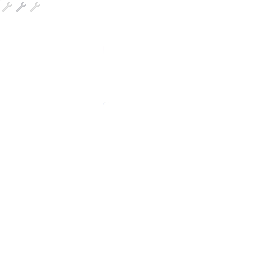
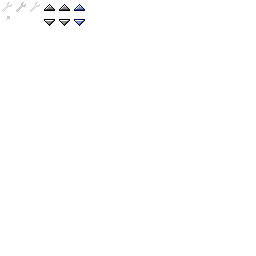
Before/after of a w=256, h=256 layered artwork. What changed in the layer stack:
painted on "Icons" over box(6, 4, 85, 26)
